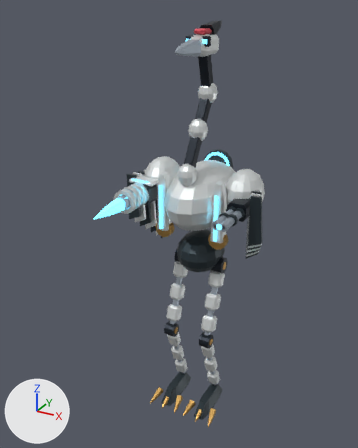
What one commit did to the Blender file out/mech_reference/t05/t05.blend.
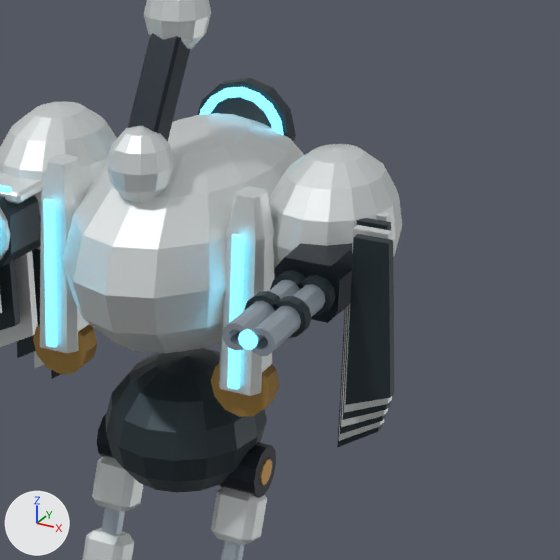
Each version is shown whole from a camera (50 mm lens) standing at (3.57, -7.32, 7.39) and looking at (-0.24, -0.4, 3.93), then close up on the part from 41% to 87% of the width and 28% to 65% of the height. The axes (+X, +Y, +Z) are drawn at lower left. The lights are the same throughout. The last two pictures show the newer version. Both versions are drawn at frame 16 of the action 't05:heavy:gun'; the numbers are the values there.

In view in the first close-up: 'Bird hip armor', 'Bird neck armor collar', 'Folded bird scapula', 'Folded bird scapula.001', 'Horizontal bird thorax', 'Independent folded feather.006', 'Light weapon open bore.001', 'Light weapon receiver', 'Retractable armor shield emitter', 'Retractable armor shield emitter.001', 'S-curve bird neck piston.001', 'Segmented limb armor' and 35 more.
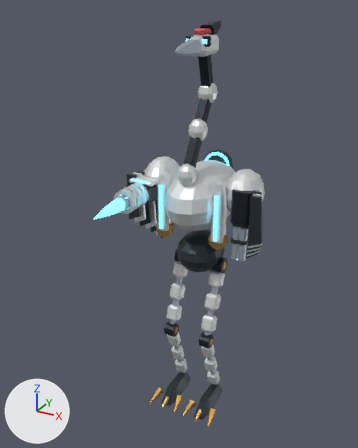
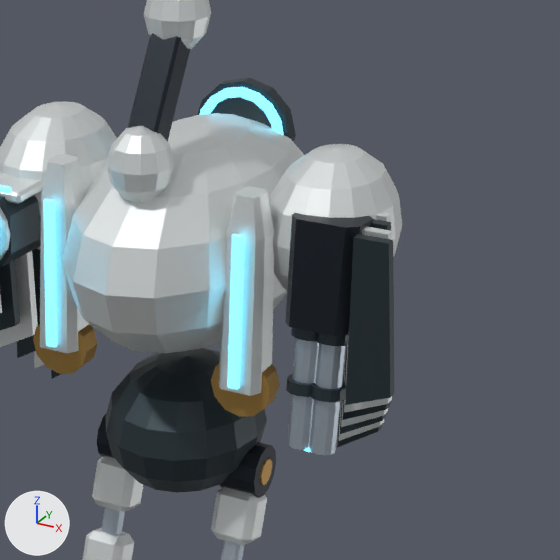
ob_gun is not drawn itself; it is the parent of ob_gun_recoil.

Changed parts and their boxes (x1, y1, x2, y2) in the close-ups (560 x 560 px):
'Light weapon receiver', turned
    before: (274, 243, 353, 323)
    after: (285, 213, 373, 336)
'Light weapon open bore.001', turned
    before: (251, 284, 326, 356)
    after: (309, 343, 346, 455)
'Light weapon open bore', turned
    before: (222, 280, 300, 351)
    after: (287, 338, 319, 450)
'Weapon cooling collar.003', turned
    before: (273, 296, 312, 338)
    after: (311, 382, 346, 403)
'Weapon cooling collar.002', turned
    before: (298, 275, 336, 316)
    after: (316, 333, 349, 346)
'Weapon cooling collar.001', turned
    before: (244, 291, 281, 311)
    after: (286, 374, 315, 397)
'Weapon cooling collar', turned
    before: (270, 270, 305, 289)
    after: (291, 327, 317, 341)
'Light muzzle emission', turned (mostly hidden afterwards)
    before: (238, 329, 258, 350)
    after: (304, 448, 311, 452)

The edits, one by one:
Object 'gun' (ob_gun) turns from (0, 0, 0) to (84, 0, 0) degrees about x, y and z.
